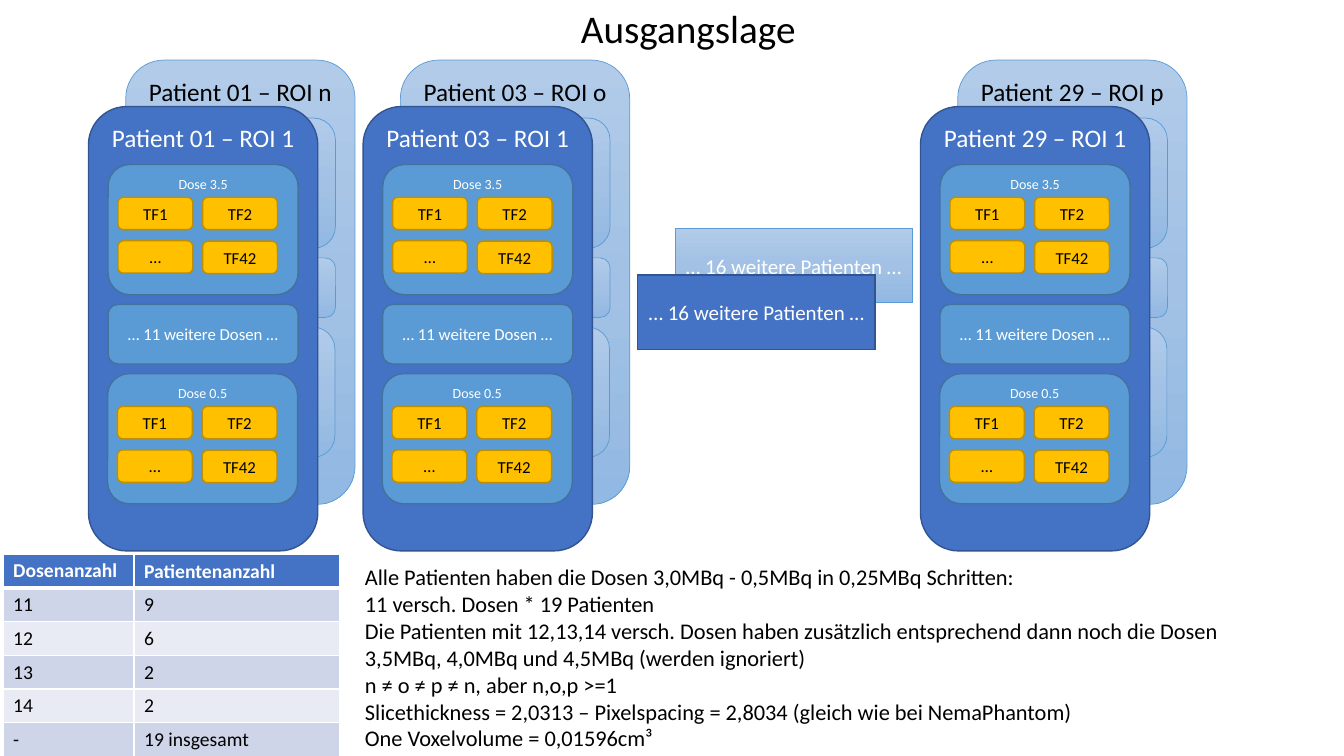
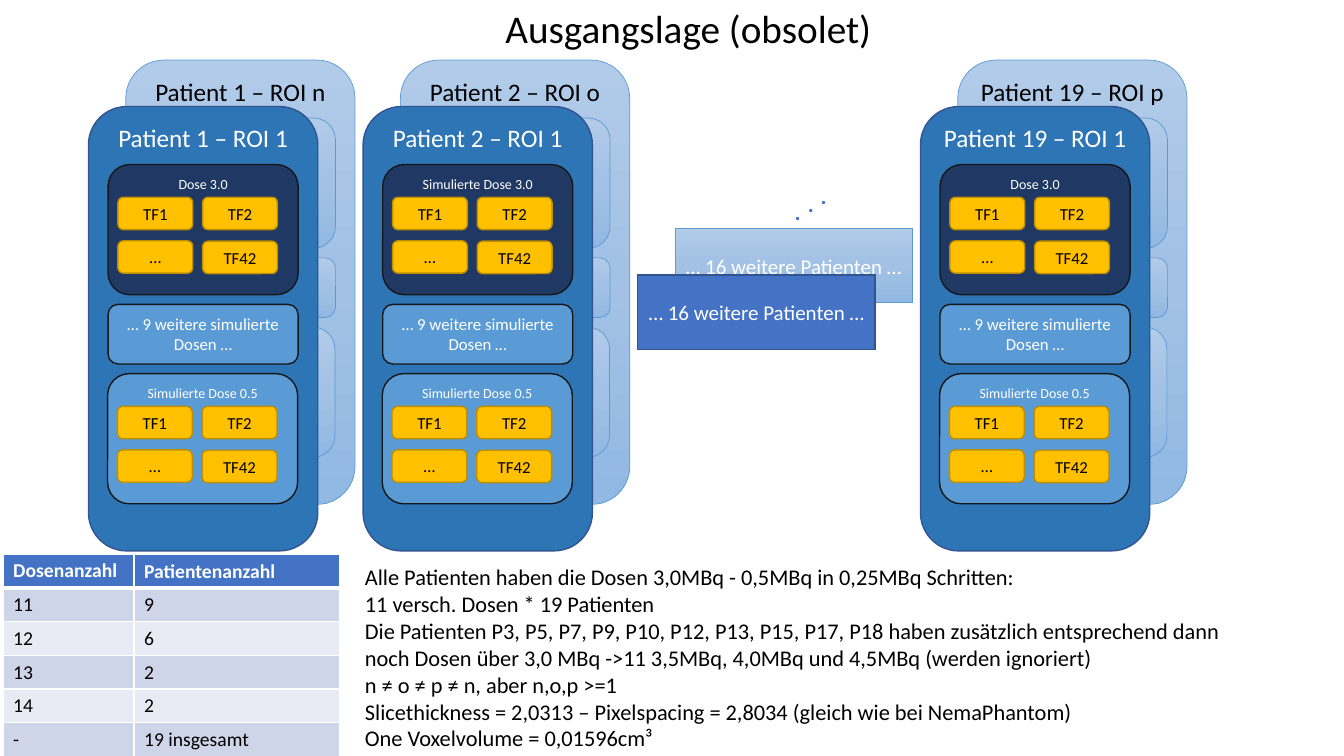
Before and after one commit to thomaskuestner/TAToolbox, a slide deck: slide 9 of Matthias/02-Patients3MBq/Was_wird_wie_getestet.pptx (slide 1 before the commit). Drawn at 1344x756 pixels with LibreOffice and Linux fonts; fonts in the diff are those of the drawing. Boxes give left, top, right and bottom in pixels: in the first picture for what was removed or moved away, otherwise in the second. Text is boxed around its words. In the diff, an @@ line names an element or a change of style, - is before the commit and + after.

```diff
--- a/Matthias/02-Patients3MBq/Was_wird_wie_getestet.pptx
+++ b/Matthias/02-Patients3MBq/Was_wird_wie_getestet.pptx
@@ text at <box>505,14,871,50</box>: text changed @@
-Ausgangslage
+Ausgangslage (obsolet)
@@ text in rounded rectangle at <box>155,83,325,107</box>: text changed @@
-Patient 01 – ROI n
+Patient 1 – ROI n
@@ text in rounded rectangle at <box>430,83,600,107</box>: text changed @@
-Patient 03 – ROI o
+Patient 2 – ROI o
@@ text in rounded rectangle at <box>981,83,1163,107</box>: text changed @@
-Patient 29 – ROI p
+Patient 19 – ROI p
@@ fill #4472C4 to #2E75B6 in 3 elements at <box>89,107,319,552</box>, <box>363,107,593,552</box>, <box>921,107,1150,552</box> @@
@@ text in rounded rectangle at <box>118,129,563,147</box>: text changed @@
-Patient 01 – ROI 1
+Patient 1 – ROI 1
@@ text in rounded rectangle at <box>393,129,543,147</box>: text changed @@
-Patient 03 – ROI 1
+Patient 2 – ROI 1
@@ text in rounded rectangle at <box>490,131,1097,189</box>: text changed @@
-Dose 3.5
+Dose 3.0
@@ text in rounded rectangle at <box>944,129,1107,147</box>: text changed @@
-Patient 29 – ROI 1
+Patient 19 – ROI 1
@@ fill #5B9BD5 to #203864; outline #43739E 1 pt to #181717 1 pt in 3 elements at <box>108,164,298,294</box>, <box>941,164,1131,294</box>, <box>383,164,574,294</box> @@
@@ text in rounded rectangle at <box>423,179,533,189</box>: text changed @@
-Dose 3.5
+Simulierte Dose 3.0
@@ text in rounded rectangle at <box>179,180,228,189</box>: text changed @@
-Dose 3.5
+Dose 3.0
@@ text added at <box>784,199,811,221</box>, 20 pt, text #4472C4 @@
+.
@@ text added at <box>798,191,824,213</box>, 20 pt, text #4472C4 @@
+.
@@ text added at <box>811,182,833,205</box>, 20 pt, text #4472C4 @@
+.
@@ text in rounded rectangle at <box>143,318,278,350</box>: text changed @@
-… 11 weitere Dosen …
+… 9 weitere simulierte Dosen …
@@ text in rounded rectangle at <box>417,318,553,350</box>: text changed @@
-… 11 weitere Dosen …
+… 9 weitere simulierte Dosen …
@@ outline #43739E 1 pt to #181717 1 pt in 6 elements at <box>108,374,298,504</box>, <box>382,374,573,504</box>, <box>940,374,1130,504</box>, <box>108,304,298,364</box>, <box>383,304,574,364</box>, <box>941,304,1131,364</box> @@
@@ text in rounded rectangle at <box>975,318,1110,350</box>: text changed @@
-… 11 weitere Dosen …
+… 9 weitere simulierte Dosen …
@@ text in rounded rectangle at <box>980,343,1075,398</box>: text changed @@
-Dose 0.5
+Simulierte Dose 0.5
@@ text in rounded rectangle at <box>148,388,258,398</box>: text changed @@
-Dose 0.5
+Simulierte Dose 0.5
@@ text in rounded rectangle at <box>422,388,480,398</box>: text changed @@
-Dose 0.5
+Simulierte Dose 0.5
@@ text at <box>365,623,1219,670</box>: text changed @@
-Die Patienten mit 12,13,14 versch. Dosen haben zusätzlich entsprechend dann noch die Dosen 3,5MBq, 4,0MBq und 4,5MBq (werden ignoriert)
+Die Patienten P3, P5, P7, P9, P10, P12, P13, P15, P17, P18 haben zusätzlich entsprechend dann noch Dosen über 3,0 MBq ->11 3,5MBq, 4,0MBq und 4,5MBq (werden ignoriert)
```
Also in this commit, not shown: 1 other slide changed, 1 slide added, 7 other files.
